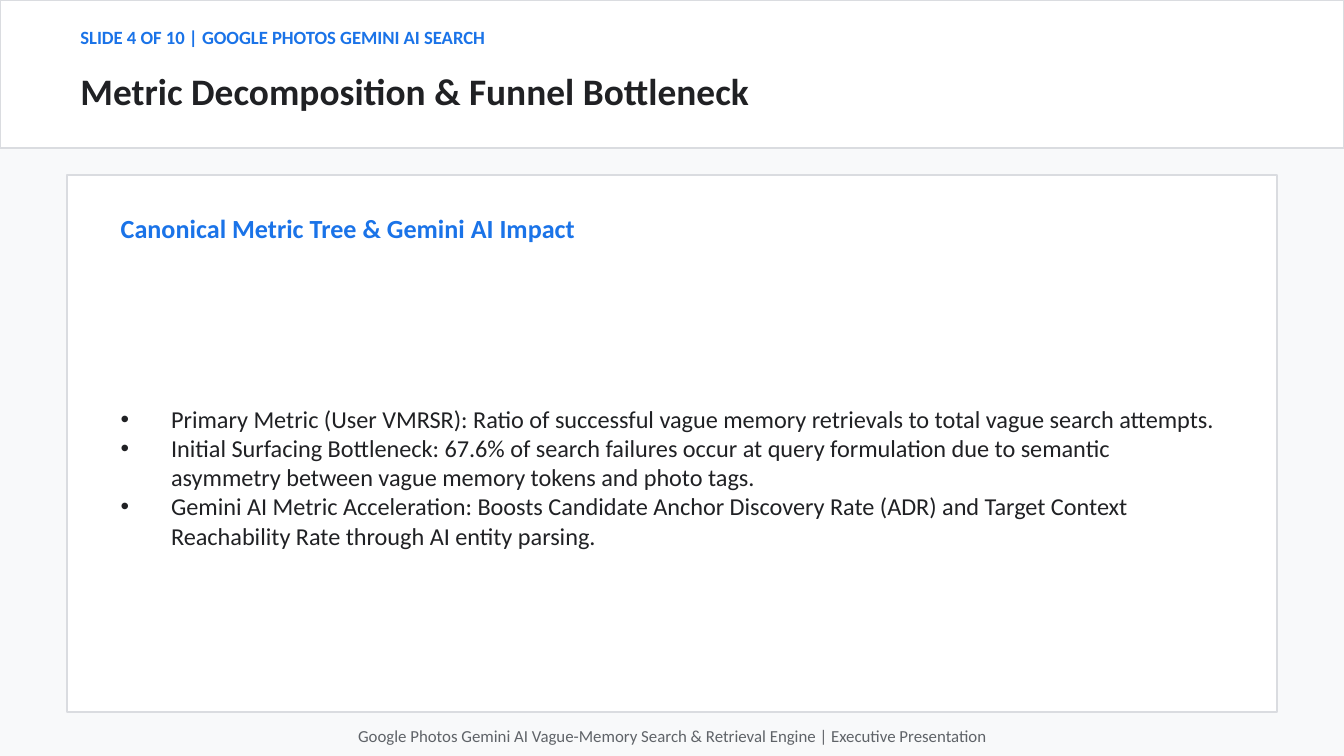
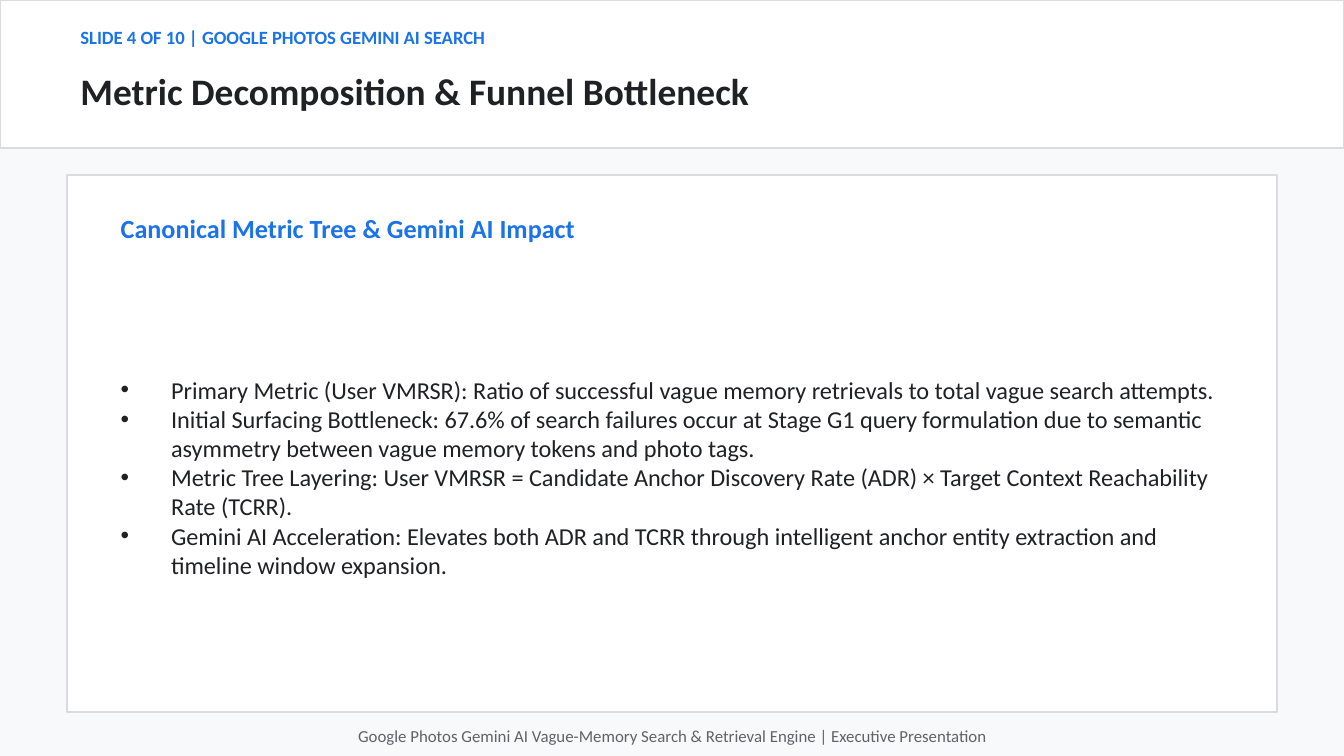
Before and after one commit to hatakekakashi05/google-photos-vague-memory-, a slide deck: slide 4 of output/google_photos_vague_memory_presentation.pptx. Drawn at 1344x756 pixels with LibreOffice and Linux fonts; fonts in the diff are those of the drawing. Boxes give left, top, right and bottom in pixels: in the first picture for what was removed or moved away, otherwise in the second. Text is boxed around its words. In the diff, an @@ line names an element or a change of style, - is before the commit and + after.

```diff
--- a/output/google_photos_vague_memory_presentation.pptx
+++ b/output/google_photos_vague_memory_presentation.pptx
@@ text at (171, 411, 1207, 578): text changed @@
-• Initial Surfacing Bottleneck: 67.6% of search failures occur at query formulation due to semantic asymmetry between vague memory tokens and photo tags.
-• Gemini AI Metric Acceleration: Boosts Candidate Anchor Discovery Rate (ADR) and Target Context Reachability Rate through AI entity parsing.
+• Initial Surfacing Bottleneck: 67.6% of search failures occur at Stage G1 query formulation due to semantic asymmetry between vague memory tokens and photo tags.
+• Metric Tree Layering: User VMRSR = Candidate Anchor Discovery Rate (ADR) × Target Context Reachability Rate (TCRR).
+• Gemini AI Acceleration: Elevates both ADR and TCRR through intelligent anchor entity extraction and timeline window expansion.
```
Also in this commit, not shown: 6 other slides changed, 4 other files.
